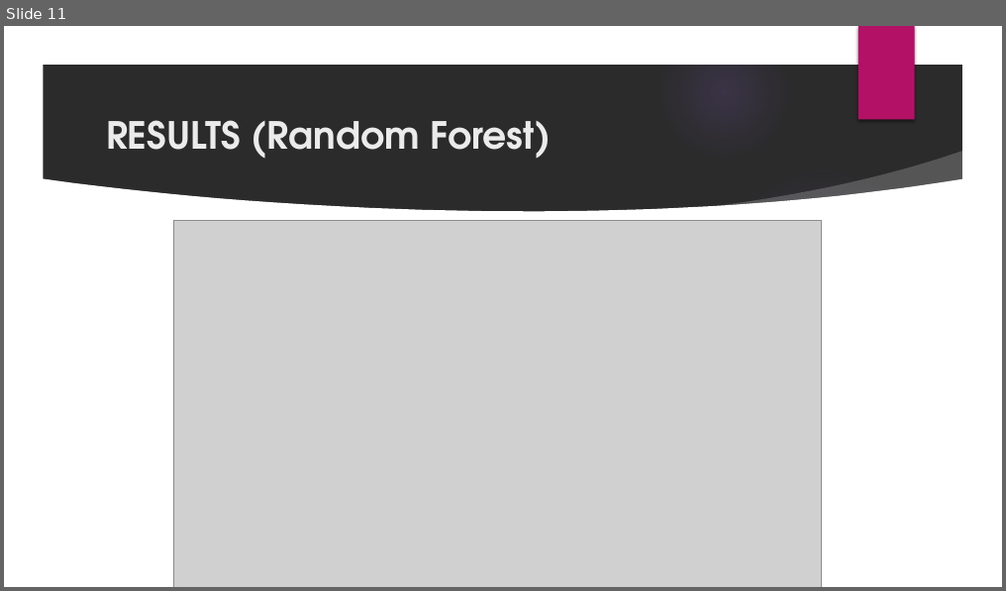
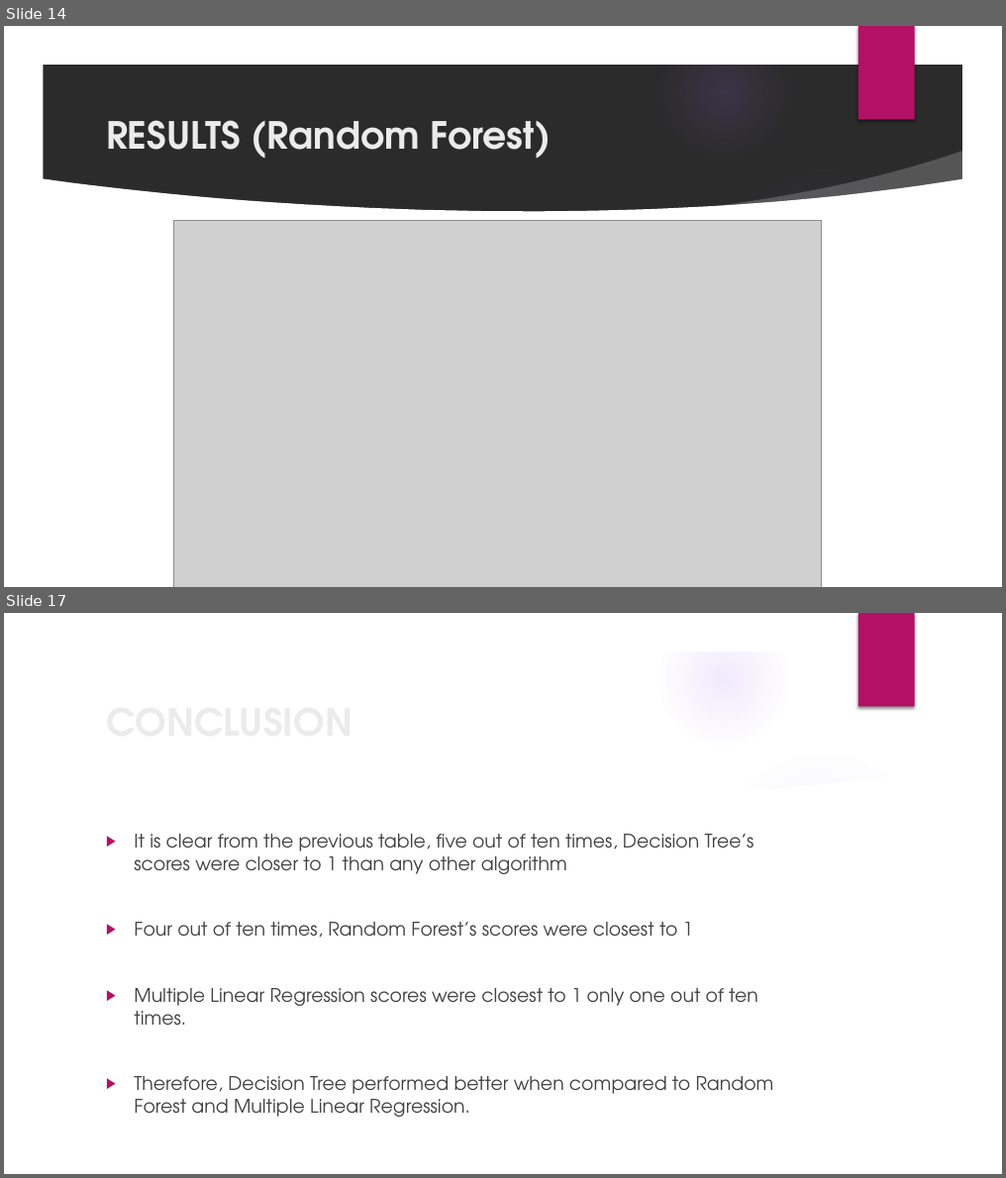
Before and after one commit to nsudhanva/ectm, a slide deck: docs/ectm_presentation.pptx. Shown one above the other, each under a label of ours: slide 11 before the commit, slides 14 and 17 after it; the slides between them are not shown. The pictures are 1006x591 and 1006x1178 pixels, drawn with LibreOffice and Linux fonts; fonts in the diff are those of the drawing; grey boxes stand for pictures; background and template pictures are left out; a plain dark background stands for a picture behind light text. Boxes give left, top, right and bottom in pixels: in the first picture for what was removed or moved away, otherwise in the second. Text is boxed around its words. In the diff, an @@ line names an element or a change of style, - is before the commit and + after.

```diff
--- a/docs/ectm_presentation.pptx
+++ b/docs/ectm_presentation.pptx
@@ slide 17 added at [4, 613, 1002, 1174], background picture (left out); not listed: 9 template elements that a slide beside it also shows @@
@@ title added at [98, 692, 816, 750], 36 pt, text #EBEBEB, bold @@
+CONCLUSION
@@ text added at [134, 834, 774, 1117], 18 pt, text #404040 @@
+▶ It is clear from the previous table, five out of ten times, Decision Tree’s scores were closer to 1 than any other algorithm
+▶ Four out of ten times, Random Forest’s scores were closest to 1
+▶ Multiple Linear Regression scores were closest to 1 only one out of ten times.
+▶ Therefore, Decision Tree performed better when compared to Random Forest and Multiple Linear Regression.
@@ what was slide 11 is now slide 14 @@
```
Also in this commit, not shown: 7 slides changed, 5 other slides added, 7 other files.
